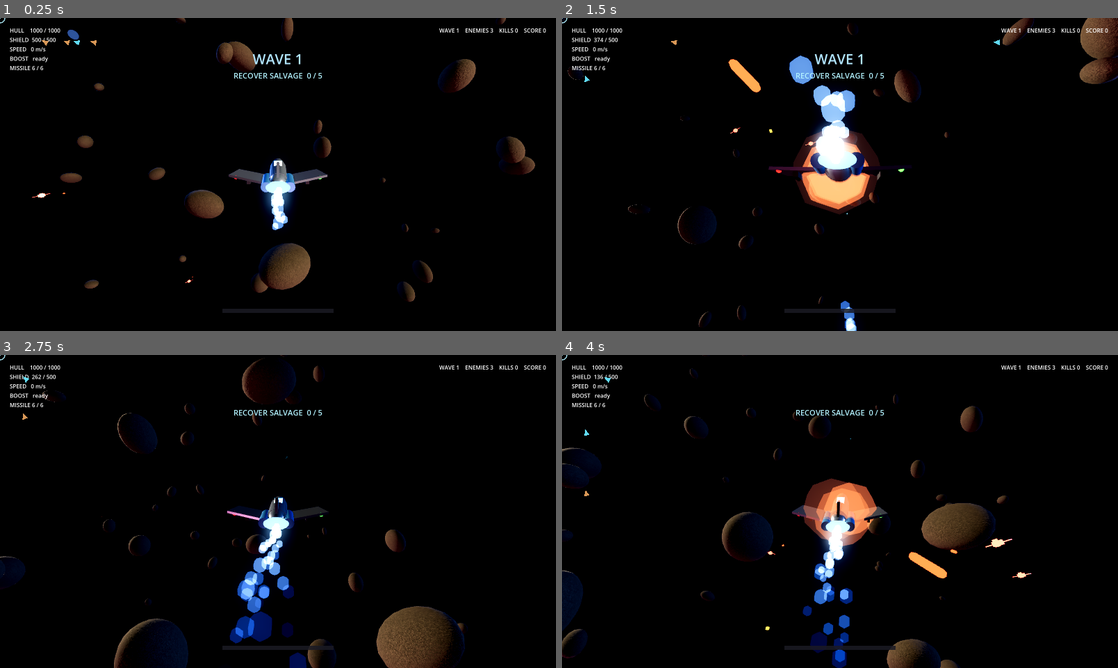
Above: before the commit, frames 1-4 (two rows, left to right).
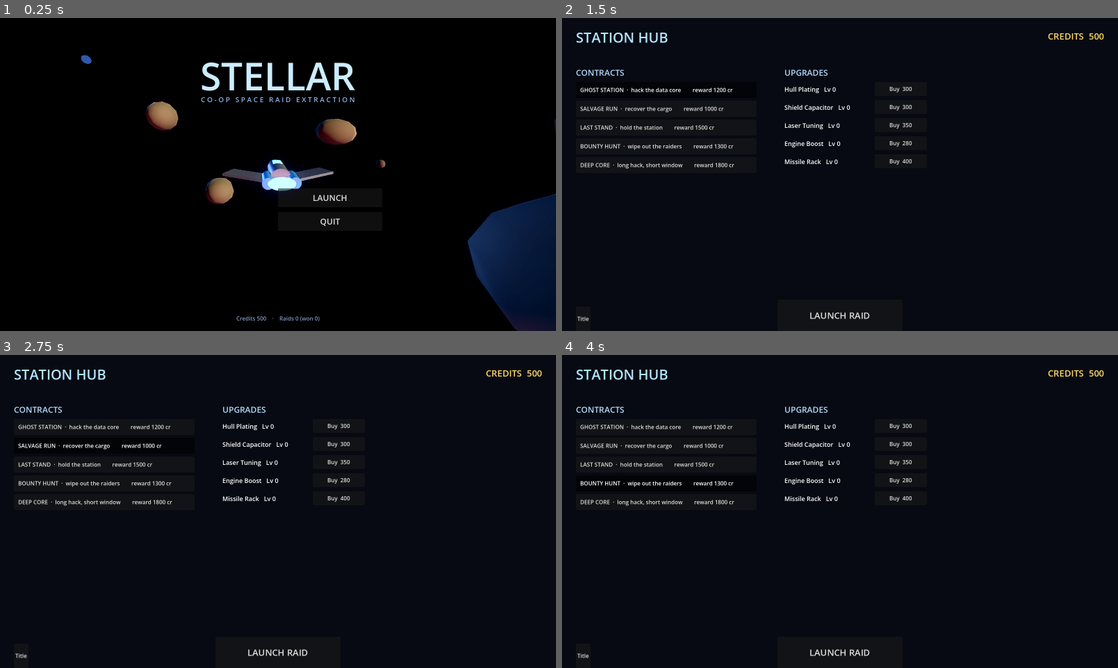
Above: after the commit, the same moments.

Repository: hassaan-v20/solar-system
Game: Godot game, scene res://scenes/title.tscn
The game is run twice, just before and just after one commit, with the same random seed, the same clock (stepped at 60 frames per second) and the same inputs. Before the commit the project starts from res://scenes/raid/ghost_station_raid.tscn.
Inputs (mouse positions are in pixels of both pictures, inside the frame that each line leads up to):
- Up to frame 1 (0.25 s): no input
- Up to frame 2 (1.5 s): click (890, 196) at 0.5 s, where only the run after the commit has a clickable "LAUNCH"; click (667, 89) at 1.25 s, where only the run after the commit has a clickable "GHOST STATION · hack the data…"
- Up to frame 3 (2.75 s): click (105, 445) at 2 s, where only the run after the commit has a clickable "SALVAGE RUN · recover the car…"
- Up to frame 4 (4 s): click (667, 464) at 2.75 s, where only the run after the commit has a clickable "LAST STAND · hold the station…"; click (667, 483) at 3.5 s, where only the run after the commit has a clickable "BOUNTY HUNT · wipe out the ra…"

The runs differ from the first frame. In frame 1, 13% of the frame differs, in the area x 0-100%, y 0-100%; in frame 2, 9.0%; in frame 3, 8.6%; in frame 4, 9.1%.

Commit message:
M4 station/economy/persistence + cinematic title + extreme graphics
Loop: Title -> Station Hub -> Raid -> Station. GameState autoload persists
credits, upgrades and stats to user://profile.cfg. Station hub: spend credits on
ship upgrades (hull/shield/laser/engine/missiles), pick a contract, launch. The
raid applies upgrades to the ship/weapon, runs the chosen mission, pays a reward
(quarter on failure) and returns to the hub.

Title: a live 3D space scene (nebula, suns, a turning hero ship, drifting
asteroids) with a game-style menu.

Graphics: shared SpaceEnv used by both title and raid — extreme post (heavy
bloom, SSAO + SSIL + SSR, volumetric fog, colour grading) + TAA/4x MSAA, for a
cohesive space vibe.

Verified: import + headless runs of title/raid/station all clean on 4.6.3.

Co-Authored-By: Claude Opus 4.8 (1M context) <noreply@anthropic.com>

Diff:
--- a/game/project.godot
+++ b/game/project.godot
@@ -7,12 +7,13 @@
 
 config/name="Stellar"
 config/description="Co-op space raid extraction — Ghost Station vertical slice."
-run/main_scene="res://scenes/raid/ghost_station_raid.tscn"
+run/main_scene="res://scenes/title.tscn"
 config/features=PackedStringArray("4.6", "Forward Plus")
 
 [autoload]
 
 EventBus="*res://scripts/core/event_bus.gd"
+GameState="*res://scripts/core/game_state.gd"
 
 [display]
 
--- /dev/null
+++ b/game/scenes/station.tscn
@@ -0,0 +1,8 @@
+[gd_scene load_steps=2 format=3]
+
+[ext_resource type="Script" path="res://scripts/ui/station_ui.gd" id="1"]
+
+[node name="Station" type="Control"]
+layout_mode = 3
+anchors_preset = 15
+script = ExtResource("1")
--- /dev/null
+++ b/game/scenes/title.tscn
@@ -0,0 +1,6 @@
+[gd_scene load_steps=2 format=3]
+
+[ext_resource type="Script" path="res://scripts/ui/title_screen.gd" id="1"]
+
+[node name="Title" type="Node3D"]
+script = ExtResource("1")
--- /dev/null
+++ b/game/scripts/core/game_state.gd
@@ -0,0 +1,93 @@
+extends Node
+## Persistent meta-game state (autoload "GameState"). Credits, ship upgrades, and
+## lifetime stats survive between raids and across sessions (saved to user://).
+## Also carries the chosen contract and last-raid result across scene changes.
+
+const SAVE_PATH := "user://profile.cfg"
+
+const MISSIONS := [
+	"res://data/missions/ghost_station.tres",
+	"res://data/missions/salvage_run.tres",
+	"res://data/missions/last_stand.tres",
+	"res://data/missions/bounty_hunt.tres",
+	"res://data/missions/deep_core.tres",
+]
+
+const UPGRADES := {
+	"hull":    {"name": "Hull Plating",     "base": 300},
+	"shield":  {"name": "Shield Capacitor", "base": 300},
+	"weapon":  {"name": "Laser Tuning",     "base": 350},
+	"engine":  {"name": "Engine Boost",     "base": 280},
+	"missile": {"name": "Missile Rack",     "base": 400},
+}
+
+var credits: int = 500
+var upgrades := {"hull": 0, "shield": 0, "weapon": 0, "engine": 0, "missile": 0}
+var stats := {"raids": 0, "wins": 0, "earned": 0}
+
+var selected_mission: String = MISSIONS[0]
+var last_result := {}        # {name, success, reward}
+
+func _ready() -> void:
+	load_profile()
+
+func cost(key: String) -> int:
+	return int(UPGRADES[key].base * pow(1.6, upgrades[key]))
+
+func buy(key: String) -> bool:
+	var c := cost(key)
+	if credits >= c:
+		credits -= c
+		upgrades[key] += 1
+		save_profile()
+		return true
+	return false
+
+func apply_ship(sd: ShipDef) -> void:
+	sd.hull_max += 200.0 * upgrades.hull
+	sd.shield_max += 120.0 * upgrades.shield
+	sd.max_speed += 6.0 * upgrades.engine
+	sd.boost_speed += 9.0 * upgrades.engine
+	sd.acceleration += 4.0 * upgrades.engine
+
+func apply_weapon(wd: WeaponDef) -> void:
+	wd.damage += 6.0 * upgrades.weapon
+	wd.fire_rate += 0.4 * upgrades.weapon
+
+func missile_bonus() -> int:
+	return 2 * upgrades.missile
+
+func grant_reward(success: bool, reward: int, mission_name: String) -> void:
+	var earned := reward if success else int(reward * 0.25)
+	credits += earned
+	stats.raids += 1
+	if success:
+		stats.wins += 1
+	stats.earned += earned
+	last_result = {"name": mission_name, "success": success, "reward": earned}
+	save_profile()
+
+func clear_result() -> void:
+	last_result = {}
+
+# ── persistence ───────────────────────────────────────────────────────────────
+func save_profile() -> void:
+	var cf := ConfigFile.new()
+	cf.set_value("p", "credits", credits)
+	cf.set_value("p", "upgrades", upgrades)
+	cf.set_value("p", "stats", stats)
+	cf.save(SAVE_PATH)
+
+func load_profile() -> void:
+	var cf := ConfigFile.new()
+	if cf.load(SAVE_PATH) != OK:
+		return
+	credits = cf.get_value("p", "credits", credits)
+	var u = cf.get_value("p", "upgrades", upgrades)
+	for k in upgrades:
+		if u.has(k):
+			upgrades[k] = u[k]
+	var s = cf.get_value("p", "stats", stats)
+	for k in stats:
+		if s.has(k):
+			stats[k] = s[k]
--- a/game/scripts/core/main.gd
+++ b/game/scripts/core/main.gd
@@ -19,6 +19,7 @@
 var _wave: int = 0
 
 const MISSILE_MAX := 6
+var _missile_max: int = MISSILE_MAX
 var _missiles: int = MISSILE_MAX
 var _missile_cd: float = 0.0
 var _missile_regen: float = 0.0
@@ -28,6 +29,8 @@
 	var vp := get_viewport()
 	vp.use_taa = true
 	vp.msaa_3d = Viewport.MSAA_2X
+	_missile_max = MISSILE_MAX + GameState.missile_bonus()
+	_missiles = _missile_max
 	_setup_input()
 	Input.mouse_mode = Input.MOUSE_MODE_CAPTURED
 	add_child(Sfx.new())
@@ -41,27 +44,16 @@
 	_build_hud(_ship)
 	_build_overlay()
 	_build_asteroids()
-	EventBus.ship_destroyed.connect(_on_ship_destroyed)
-	_spawn_wave()
 	_start_mission()
 
-const MISSIONS := [
-	"res://data/missions/ghost_station.tres",
-	"res://data/missions/salvage_run.tres",
-	"res://data/missions/last_stand.tres",
-	"res://data/missions/bounty_hunt.tres",
-	"res://data/missions/deep_core.tres",
-]
+var _ending: bool = false
 
 func _start_mission() -> void:
 	EventBus.mission_spawn.connect(_on_mission_spawn)
 	EventBus.mission_state_changed.connect(_on_mission_state)
-	_new_mission()
-
-func _new_mission() -> void:
 	for o in get_tree().get_nodes_in_group("objective"):
 		o.queue_free()
-	var def := load(MISSIONS[_rng.randi() % MISSIONS.size()])
+	var def := load(GameState.selected_mission)
 	_mission = MissionManager.new()
 	_mission.world = self
 	_mission.ship = _ship
@@ -74,11 +66,19 @@
 		_spawn_enemy(_pick_enemy(), near)
 
 func _on_mission_state(state: String) -> void:
-	if state == "complete" or state == "failed":
-		await get_tree().create_timer(6.0).timeout
-		if is_instance_valid(_mission):
-			_mission.queue_free()
-		_new_mission()
+	if state == "complete":
+		_end_raid(true)
+	elif state == "failed":
+		_end_raid(false)
+
+func _end_raid(success: bool) -> void:
+	if _ending:
+		return
+	_ending = true
+	var def := load(GameState.selected_mission)
+	GameState.grant_reward(success, def.reward, def.display_name)
+	await get_tree().create_timer(3.5).timeout
+	get_tree().change_scene_to_file("res://scenes/station.tscn")
 
 func _process(delta: float) -> void:
 	for a in _asteroids:
@@ -87,13 +87,13 @@
 		var f := clampf(_ship.get_speed() / _ship.ship_def.max_speed, 0.0, 1.0)
 		_engine_mat.emission_energy_multiplier = 1.4 + f * 3.5 + (3.0 if _ship.is_boosting else 0.0)
 	_missile_cd = maxf(0.0, _missile_cd - delta)
-	if _missiles < MISSILE_MAX:
+	if _missiles < _missile_max:
 		_missile_regen += delta
 		if _missile_regen >= 3.5:
 			_missile_regen = 0.0
 			_missiles += 1
 	if _hud != null:
-		_hud.set_missiles(_missiles, MISSILE_MAX)
+		_hud.set_missiles(_missiles, _missile_max)
 
 func _unhandled_input(event: InputEvent) -> void:
 	if event.is_action_pressed("toggle_mouse"):
@@ -136,79 +136,18 @@
 
 # ── world ─────────────────────────────────────────────────────────────────────
 func _build_environment() -> void:
-	# Three distant suns: each a visible bright star plus a directional light, so
-	# the whole sector is well lit and easy to read while still feeling like space.
-	_build_sun(Vector3(1.0, 0.45, 0.6), Color(1.0, 0.92, 0.78), 1.7, 30.0)    # warm key
-	_build_sun(Vector3(-0.7, 0.25, -0.8), Color(0.55, 0.7, 1.0), 0.7, 22.0)   # cool fill
-	_build_sun(Vector3(0.2, -0.55, 0.8), Color(1.0, 0.6, 0.7), 0.5, 18.0)     # pink rim
-
-	var env := Environment.new()
-	var sky_mat := ShaderMaterial.new()
-	sky_mat.shader = load("res://assets/shaders/space_sky.gdshader")
-	var sky := Sky.new()
-	sky.sky_material = sky_mat
-	env.background_mode = Environment.BG_SKY
-	env.sky = sky
-	env.ambient_light_source = Environment.AMBIENT_SOURCE_SKY
-	env.ambient_light_energy = 0.95
-	env.glow_enabled = true
-	env.glow_intensity = 0.7
-	env.glow_bloom = 0.25
-	env.glow_strength = 1.1
-	env.tonemap_mode = Environment.TONE_MAPPER_ACES
-	env.tonemap_exposure = 1.05
-	env.fog_enabled = true
-	env.fog_light_color = Color(0.03, 0.04, 0.08)
-	env.fog_density = 0.0011
-	# Modern post-processing for a realistic look.
-	env.ssao_enabled = true
-	env.ssao_radius = 2.0
-	env.ssao_intensity = 2.2
-	env.ssr_enabled = true
-	env.ssr_max_steps = 32
-	env.volumetric_fog_enabled = true
-	env.volumetric_fog_density = 0.003
-	env.volumetric_fog_emission = Color(0.05, 0.07, 0.14)
-	env.volumetric_fog_emission_energy = 0.3
-	env.adjustment_enabled = true
-	env.adjustment_brightness = 1.02
-	env.adjustment_contrast = 1.08
-	env.adjustment_saturation = 1.14
+	SpaceEnv.add_suns(self)
 	var we := WorldEnvironment.new()
-	we.environment = env
+	we.environment = SpaceEnv.make_environment()
 	add_child(we)
-
-func _build_sun(dir: Vector3, col: Color, energy: float, radius: float) -> void:
-	var d := dir.normalized()
-	# Visible star far away.
-	var star := MeshInstance3D.new()
-	var sm := SphereMesh.new()
-	sm.radius = radius
-	sm.height = radius * 2.0
-	star.mesh = sm
-	var mat := StandardMaterial3D.new()
-	mat.shading_mode = BaseMaterial3D.SHADING_MODE_UNSHADED
-	mat.albedo_color = col
-	mat.emission_enabled = true
-	mat.emission = col
-	mat.emission_energy_multiplier = 8.0
-	star.material_override = mat
-	add_child(star)
-	star.global_position = d * 1700.0
-	# Directional light from that star.
-	var dl := DirectionalLight3D.new()
-	dl.light_color = col
-	dl.light_energy = energy
-	add_child(dl)
-	if absf(d.dot(Vector3.UP)) < 0.98:
-		dl.look_at(-d, Vector3.UP)
 
 func _build_ship() -> ShipController:
 	var ship := ShipController.new()
 	ship.name = "Wayfarer"
 	var def := load("res://data/ships/wayfarer.tres")
 	if def is ShipDef:
-		ship.ship_def = def
+		ship.ship_def = def.duplicate()
+		GameState.apply_ship(ship.ship_def)
 
 	var hull := StandardMaterial3D.new()
 	hull.albedo_color = Color(0.55, 0.60, 0.70)
@@ -393,7 +332,9 @@
 	var w := WeaponController.new()
 	var wd := load("res://data/weapons/laser_cannon_mk1.tres")
 	if wd is WeaponDef:
-		w.weapon_def = wd
+		var w_def := wd.duplicate()
+		GameState.apply_weapon(w_def)
+		w.weapon_def = w_def
 	w.team = "player"
 	w.poll_input = true
 	w.bolt_color = Color(0.5, 0.9, 1.0)
@@ -513,9 +454,9 @@
 
 func _pick_enemy() -> String:
 	var r := _rng.randf()
-	if _wave >= 3 and r < 0.22:
+	if r < 0.20:
 		return "res://data/enemies/gunship.tres"
-	if _wave >= 2 and r < 0.50:
+	if r < 0.55:
 		return "res://data/enemies/interceptor.tres"
 	return "res://data/enemies/light_drone.tres"
 
@@ -542,10 +483,6 @@
 	_enemies -= 1
 	if _hud != null:
 		_hud.set_combat(_kills, _enemies, _score, _wave)
-	if _enemies <= 0:
-		await get_tree().create_timer(2.5).timeout
-		if is_instance_valid(_ship) and not _ship.is_dead:
-			_spawn_wave()
 
 func _on_ship_destroyed() -> void:
 	if _hud != null:
--- /dev/null
+++ b/game/scripts/core/space_env.gd
@@ -0,0 +1,77 @@
+class_name SpaceEnv
+extends RefCounted
+## Shared "extreme" space look — the nebula sky + heavy post-processing + distant
+## suns — reused by the raid and the title screen so the whole game feels cohesive.
+
+static func make_environment() -> Environment:
+	var env := Environment.new()
+	var sky_mat := ShaderMaterial.new()
+	sky_mat.shader = load("res://assets/shaders/space_sky.gdshader")
+	var sky := Sky.new()
+	sky.sky_material = sky_mat
+	env.background_mode = Environment.BG_SKY
+	env.sky = sky
+	env.ambient_light_source = Environment.AMBIENT_SOURCE_SKY
+	env.ambient_light_energy = 1.0
+	env.tonemap_mode = Environment.TONE_MAPPER_ACES
+	env.tonemap_exposure = 1.1
+
+	# Bloom — punchy, HDR.
+	env.glow_enabled = true
+	env.glow_intensity = 1.0
+	env.glow_strength = 1.2
+	env.glow_bloom = 0.35
+	env.glow_hdr_threshold = 0.9
+
+	# Depth + indirect lighting.
+	env.ssao_enabled = true
+	env.ssao_radius = 2.5
+	env.ssao_intensity = 2.5
+	env.ssil_enabled = true
+	env.ssr_enabled = true
+	env.ssr_max_steps = 48
+
+	# Subtle volumetric haze for light shafts and depth.
+	env.volumetric_fog_enabled = true
+	env.volumetric_fog_density = 0.004
+	env.volumetric_fog_emission = Color(0.05, 0.07, 0.14)
+	env.volumetric_fog_emission_energy = 0.35
+
+	env.fog_enabled = true
+	env.fog_light_color = Color(0.03, 0.04, 0.08)
+	env.fog_density = 0.0011
+
+	# Colour grade for a cinematic space mood.
+	env.adjustment_enabled = true
+	env.adjustment_brightness = 1.03
+	env.adjustment_contrast = 1.1
+	env.adjustment_saturation = 1.18
+	return env
+
+static func add_suns(parent: Node3D) -> void:
+	_sun(parent, Vector3(1.0, 0.45, 0.6), Color(1.0, 0.92, 0.78), 1.7, 30.0)
+	_sun(parent, Vector3(-0.7, 0.25, -0.8), Color(0.55, 0.7, 1.0), 0.7, 22.0)
+	_sun(parent, Vector3(0.2, -0.55, 0.8), Color(1.0, 0.6, 0.7), 0.5, 18.0)
+
+static func _sun(parent: Node3D, dir: Vector3, col: Color, energy: float, radius: float) -> void:
+	var d := dir.normalized()
+	var star := MeshInstance3D.new()
+	var sm := SphereMesh.new()
+	sm.radius = radius
+	sm.height = radius * 2.0
+	star.mesh = sm
+	var mat := StandardMaterial3D.new()
+	mat.shading_mode = BaseMaterial3D.SHADING_MODE_UNSHADED
+	mat.albedo_color = col
+	mat.emission_enabled = true
+	mat.emission = col
+	mat.emission_energy_multiplier = 9.0
+	star.material_override = mat
+	parent.add_child(star)
+	star.global_position = d * 1700.0
+	var dl := DirectionalLight3D.new()
+	dl.light_color = col
+	dl.light_energy = energy
+	parent.add_child(dl)
+	if absf(d.dot(Vector3.UP)) < 0.98:
+		dl.look_at(-d, Vector3.UP)
--- /dev/null
+++ b/game/scripts/ui/station_ui.gd
@@ -0,0 +1,131 @@
+extends Control
+## Station hub (M4): between raids you spend credits on ship upgrades, pick a
+## contract, and launch. Shows the last raid's result.
+
+var _credits_lbl: Label
+var _contract_btns: Array = []
+var _up_rows: Dictionary = {}     # key -> {level, buy}
+var _launch: Button
+
+func _ready() -> void:
+	Input.mouse_mode = Input.MOUSE_MODE_VISIBLE
+	var bg := ColorRect.new()
+	bg.set_anchors_preset(Control.PRESET_FULL_RECT)
+	bg.color = Color(0.03, 0.04, 0.07)
+	add_child(bg)
+
+	var title := Label.new()
+	title.text = "STATION HUB"
+	title.position = Vector2(40, 28)
+	title.add_theme_font_size_override("font_size", 40)
+	title.add_theme_color_override("font_color", Color(0.7, 0.9, 1.0))
+	add_child(title)
+
+	_credits_lbl = Label.new()
+	_credits_lbl.set_anchors_preset(Control.PRESET_TOP_RIGHT)
+	_credits_lbl.offset_left = -360
+	_credits_lbl.offset_top = 34
+	_credits_lbl.offset_right = -40
+	_credits_lbl.horizontal_alignment = HORIZONTAL_ALIGNMENT_RIGHT
+	_credits_lbl.add_theme_font_size_override("font_size", 26)
+	_credits_lbl.add_theme_color_override("font_color", Color(1.0, 0.85, 0.4))
+	add_child(_credits_lbl)
+
+	if not GameState.last_result.is_empty():
+		var r := GameState.last_result
+		var res := Label.new()
+		res.position = Vector2(40, 84)
+		res.add_theme_font_size_override("font_size", 22)
+		var ok: bool = r.success
+		res.text = "Last raid — %s:  %s   +%d cr" % [r.name, ("EXTRACTED" if ok else "LOST"), r.reward]
+		res.add_theme_color_override("font_color", Color(0.5, 1.0, 0.6) if ok else Color(1.0, 0.5, 0.45))
+		add_child(res)
+		GameState.clear_result()
+
+	_build_contracts()
+	_build_upgrades()
+
+	_launch = Button.new()
+	_launch.text = "LAUNCH RAID"
+	_launch.custom_minimum_size = Vector2(360, 56)
+	_launch.add_theme_font_size_override("font_size", 26)
+	_launch.set_anchors_preset(Control.PRESET_CENTER_BOTTOM)
+	_launch.offset_left = -180
+	_launch.offset_top = -90
+	_launch.offset_right = 180
+	_launch.pressed.connect(func(): get_tree().change_scene_to_file("res://scenes/raid/ghost_station_raid.tscn"))
+	add_child(_launch)
+
+	var back := Button.new()
+	back.text = "Title"
+	back.position = Vector2(40, 0)
+	back.set_anchors_preset(Control.PRESET_BOTTOM_LEFT)
+	back.offset_left = 40
+	back.offset_top = -70
+	back.pressed.connect(func(): get_tree().change_scene_to_file("res://scenes/title.tscn"))
+	add_child(back)
+
+	_refresh()
+
+func _build_contracts() -> void:
+	var head := Label.new()
+	head.text = "CONTRACTS"
+	head.position = Vector2(40, 140)
+	head.add_theme_font_size_override("font_size", 24)
+	head.add_theme_color_override("font_color", Color(0.7, 0.85, 1.0))
+	add_child(head)
+
+	var y := 184
+	for path in GameState.MISSIONS:
+		var def = load(path)
+		var b := Button.new()
+		b.toggle_mode = true
+		b.custom_minimum_size = Vector2(520, 46)
+		b.position = Vector2(40, y)
+		b.alignment = HORIZONTAL_ALIGNMENT_LEFT
+		b.text = "  %s        reward %d cr" % [def.display_name, def.reward]
+		b.pressed.connect(_on_contract.bind(path))
+		add_child(b)
+		_contract_btns.append({"btn": b, "path": path})
+		y += 54
+
+func _on_contract(path: String) -> void:
+	GameState.selected_mission = path
+	_refresh()
+
+func _build_upgrades() -> void:
+	var head := Label.new()
+	head.text = "UPGRADES"
+	head.position = Vector2(640, 140)
+	head.add_theme_font_size_override("font_size", 24)
+	head.add_theme_color_override("font_color", Color(0.7, 0.85, 1.0))
+	add_child(head)
+
+	var y := 184
+	for key in GameState.UPGRADES:
+		var name_lbl := Label.new()
+		name_lbl.position = Vector2(640, y + 8)
+		name_lbl.add_theme_font_size_override("font_size", 18)
+		add_child(name_lbl)
+		var buy := Button.new()
+		buy.custom_minimum_size = Vector2(150, 40)
+		buy.position = Vector2(900, y)
+		buy.pressed.connect(_on_buy.bind(key))
+		add_child(buy)
+		_up_rows[key] = {"name": name_lbl, "buy": buy}
+		y += 52
+
+func _on_buy(key: String) -> void:
+	GameState.buy(key)
+	_refresh()
+
+func _refresh() -> void:
+	_credits_lbl.text = "CREDITS  %d" % GameState.credits
+	for entry in _contract_btns:
+		entry.btn.button_pressed = (entry.path == GameState.selected_mission)
+	for key in _up_rows:
+		var row = _up_rows[key]
+		row.name.text = "%s   Lv %d" % [GameState.UPGRADES[key].name, GameState.upgrades[key]]
+		var c := GameState.cost(key)
+		row.buy.text = "Buy  %d" % c
+		row.buy.disabled = GameState.credits < c
--- /dev/null
+++ b/game/scripts/ui/title_screen.gd
@@ -0,0 +1,197 @@
+extends Node3D
+## Cinematic main menu: a live 3D space scene (nebula sky, suns, drifting
+## asteroids, a slowly turning hero ship) with a game-style menu overlay.
+
+var _ship: Node3D
+var _cam: Camera3D
+var _rocks: Array = []
+var _t: float = 0.0
+
+func _ready() -> void:
+	Input.mouse_mode = Input.MOUSE_MODE_VISIBLE
+	var vp := get_viewport()
+	vp.use_taa = true
+	vp.msaa_3d = Viewport.MSAA_4X
+
+	SpaceEnv.add_suns(self)
+	var we := WorldEnvironment.new()
+	we.environment = SpaceEnv.make_environment()
+	add_child(we)
+
+	_ship = _build_ship()
+	add_child(_ship)
+	_build_asteroids()
+
+	_cam = Camera3D.new()
+	add_child(_cam)
+	_cam.position = Vector3(0, 2.4, 11)
+	_cam.look_at(Vector3.ZERO, Vector3.UP)
+	_cam.current = true
+
+	_build_ui()
+
+func _process(delta: float) -> void:
+	_t += delta
+	if _ship != null:
+		_ship.rotation.y = _t * 0.35
+		_ship.position.y = sin(_t * 0.7) * 0.35
+	for r in _rocks:
+		r.node.rotate(r.axis, r.speed * delta)
+	if _cam != null:
+		_cam.position = Vector3(sin(_t * 0.12) * 2.2, 2.4 + sin(_t * 0.2) * 0.3, 11.0)
+		_cam.look_at(Vector3.ZERO, Vector3.UP)
+
+# ── 3D dressing ────────────────────────────────────────────────────────────────
+func _build_ship() -> Node3D:
+	var root := Node3D.new()
+	var hull := StandardMaterial3D.new()
+	hull.albedo_color = Color(0.55, 0.60, 0.70)
+	hull.metallic = 0.8
+	hull.roughness = 0.3
+	var accent := StandardMaterial3D.new()
+	accent.albedo_color = Color(0.3, 0.55, 0.85)
+	accent.metallic = 0.6
+	accent.roughness = 0.4
+
+	var comb := CSGCombiner3D.new()
+	var fus := CSGCylinder3D.new()
+	fus.radius = 0.55
+	fus.height = 3.0
+	fus.sides = 20
+	fus.smooth_faces = true
+	fus.rotation_degrees = Vector3(90, 0, 0)
+	fus.material = hull
+	comb.add_child(fus)
+	var nose := CSGSphere3D.new()
+	nose.radius = 0.55
+	nose.radial_segments = 20
+	nose.rings = 10
+	nose.smooth_faces = true
+	nose.scale = Vector3(0.85, 0.85, 2.6)
+	nose.position = Vector3(0, 0, -2.0)
+	nose.material = hull
+	comb.add_child(nose)
+	for sx in [-1.4, 1.4]:
+		var wing := CSGBox3D.new()
+		wing.size = Vector3(2.7, 0.14, 1.3)
+		wing.position = Vector3(sx, 0, 0.5)
+		wing.rotation_degrees = Vector3(0, 18 * signf(sx), 6 * signf(sx))
+		wing.material = hull
+		comb.add_child(wing)
+	for sx in [-0.62, 0.62]:
+		var pod := CSGCylinder3D.new()
+		pod.radius = 0.28
+		pod.height = 1.6
+		pod.sides = 14
+		pod.smooth_faces = true
+		pod.rotation_degrees = Vector3(90, 0, 0)
+		pod.position = Vector3(sx, 0, 1.4)
+		pod.material = accent
+		comb.add_child(pod)
+	root.add_child(comb)
+
+	var cockpit := MeshInstance3D.new()
+	var cb := BoxMesh.new()
+	cb.size = Vector3(0.5, 0.32, 1.1)
+	cockpit.mesh = cb
+	cockpit.position = Vector3(0, 0.4, -0.7)
+	cockpit.material_override = _emit(Color(0.4, 0.8, 1.0), 2.2)
+	root.add_child(cockpit)
+
+	var engine := MeshInstance3D.new()
+	var es := SphereMesh.new()
+	es.radius = 0.4
+	es.height = 0.8
+	engine.mesh = es
+	engine.position = Vector3(0, 0, 2.2)
+	engine.scale = Vector3(1.6, 0.7, 1.4)
+	engine.material_override = _emit(Color(0.45, 0.8, 1.0), 4.0)
+	root.add_child(engine)
+	return root
+
+func _build_asteroids() -> void:
+	var rng := RandomNumberGenerator.new()
+	rng.randomize()
+	var mat := StandardMaterial3D.new()
+	mat.albedo_color = Color(0.3, 0.28, 0.25)
+	mat.roughness = 1.0
+	for i in 16:
+		var a := MeshInstance3D.new()
+		var m := SphereMesh.new()
+		var r := rng.randf_range(0.6, 2.2)
+		m.radius = r
+		m.height = r * 2.0
+		m.radial_segments = 8
+		m.rings = 5
+		a.mesh = m
+		a.material_override = mat
+		var dir := Vector3(rng.randfn(), rng.randfn() * 0.5, rng.randfn()).normalized()
+		a.position = dir * rng.randf_range(10.0, 34.0)
+		a.scale = Vector3(rng.randf_range(0.7, 1.4), rng.randf_range(0.7, 1.3), rng.randf_range(0.7, 1.4))
+		add_child(a)
+		_rocks.append({"node": a, "axis": dir, "speed": rng.randf_range(0.1, 0.5)})
+
+func _emit(c: Color, e: float) -> StandardMaterial3D:
+	var m := StandardMaterial3D.new()
+	m.shading_mode = BaseMaterial3D.SHADING_MODE_UNSHADED
+	m.albedo_color = c
+	m.emission_enabled = true
+	m.emission = c
+	m.emission_energy_multiplier = e
+	return m
+
+# ── menu overlay ──────────────────────────────────────────────────────────────
+func _build_ui() -> void:
+	var cl := CanvasLayer.new()
+	add_child(cl)
+	var root := Control.new()
+	root.set_anchors_preset(Control.PRESET_FULL_RECT)
+	root.mouse_filter = Control.MOUSE_FILTER_IGNORE
+	cl.add_child(root)
+
+	var title := Label.new()
+	title.text = "STELLAR"
+	title.set_anchors_preset(Control.PRESET_TOP_WIDE)
+	title.offset_top = 90
+	title.horizontal_alignment = HORIZONTAL_ALIGNMENT_CENTER
+	title.add_theme_font_size_override("font_size", 110)
+	title.add_theme_color_override("font_color", Color(0.8, 0.93, 1.0))
+	root.add_child(title)
+
+	var sub := Label.new()
+	sub.text = "C O - O P   S P A C E   R A I D   E X T R A C T I O N"
+	sub.set_anchors_preset(Control.PRESET_TOP_WIDE)
+	sub.offset_top = 220
+	sub.horizontal_alignment = HORIZONTAL_ALIGNMENT_CENTER
+	sub.add_theme_font_size_override("font_size", 20)
+	sub.add_theme_color_override("font_color", Color(0.55, 0.7, 0.9))
+	root.add_child(sub)
+
+	var box := VBoxContainer.new()
+	box.set_anchors_preset(Control.PRESET_CENTER)
+	box.offset_top = 40
+	box.alignment = BoxContainer.ALIGNMENT_CENTER
+	box.add_theme_constant_override("separation", 14)
+	root.add_child(box)
+
+	var play := _button("LAUNCH")
+	play.pressed.connect(func(): get_tree().change_scene_to_file("res://scenes/station.tscn"))
+	box.add_child(play)
+	var quit := _button("QUIT")
+	quit.pressed.connect(func(): get_tree().quit())
+	box.add_child(quit)
+
+	var info := Label.new()
+	info.text = "Credits %d    ·    Raids %d (won %d)" % [GameState.credits, GameState.stats.raids, GameState.stats.wins]
+	info.set_anchors_preset(Control.PRESET_BOTTOM_WIDE)
+	info.offset_top = -48
+	info.horizontal_alignment = HORIZONTAL_ALIGNMENT_CENTER
+	info.add_theme_color_override("font_color", Color(0.5, 0.6, 0.75))
+	root.add_child(info)
+
+func _button(text: String) -> Button:
+	var b := Button.new()
+	b.text = text
+	b.custom_minimum_size = Vector2(300, 54)
+	b.add_theme_font_size_override("font_size", 24)
+	return b
Not shown, added: game/scripts/core/game_state.gd.uid
Not shown, added: game/scripts/core/space_env.gd.uid
Not shown, added: game/scripts/ui/station_ui.gd.uid
Not shown, added: game/scripts/ui/title_screen.gd.uid
